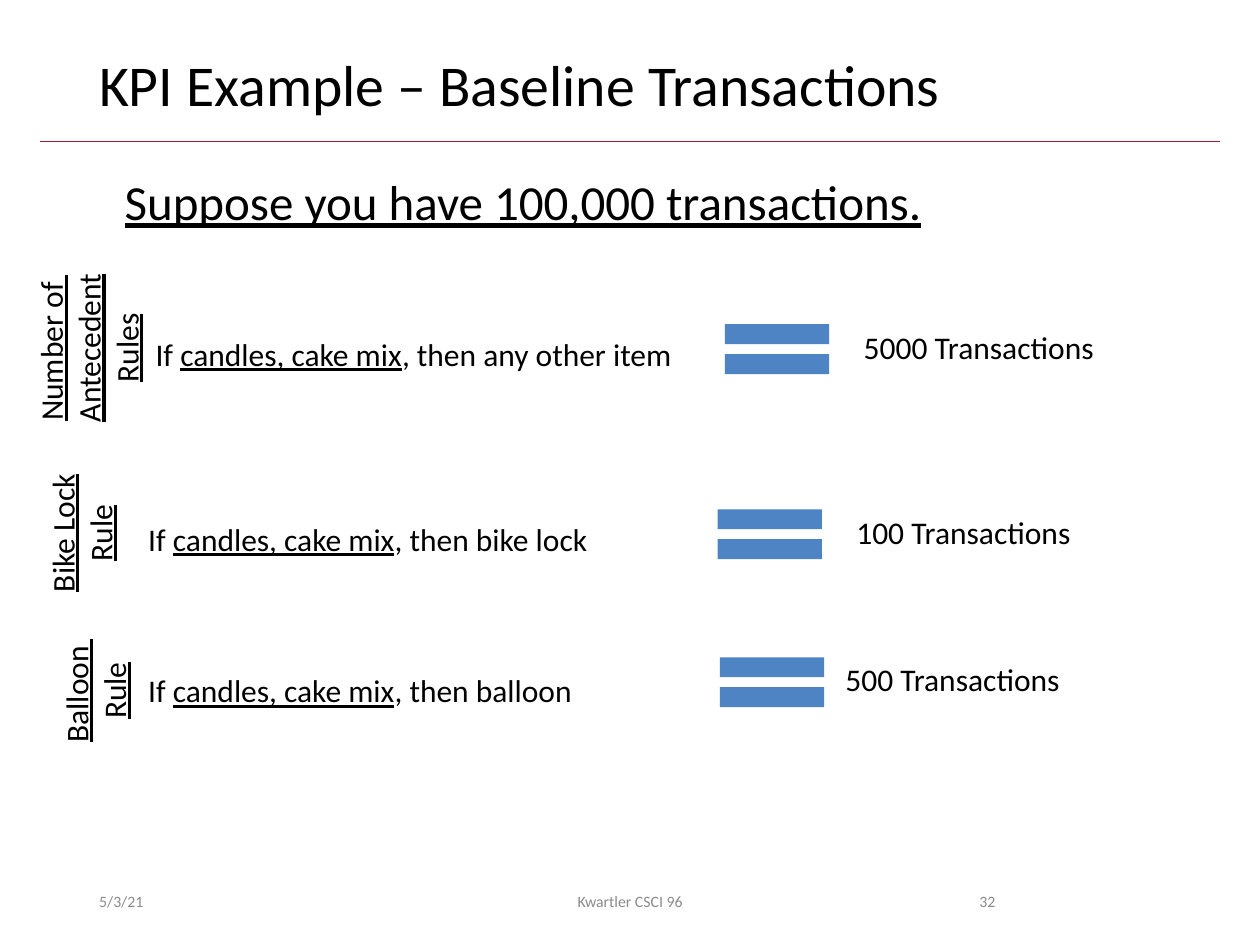
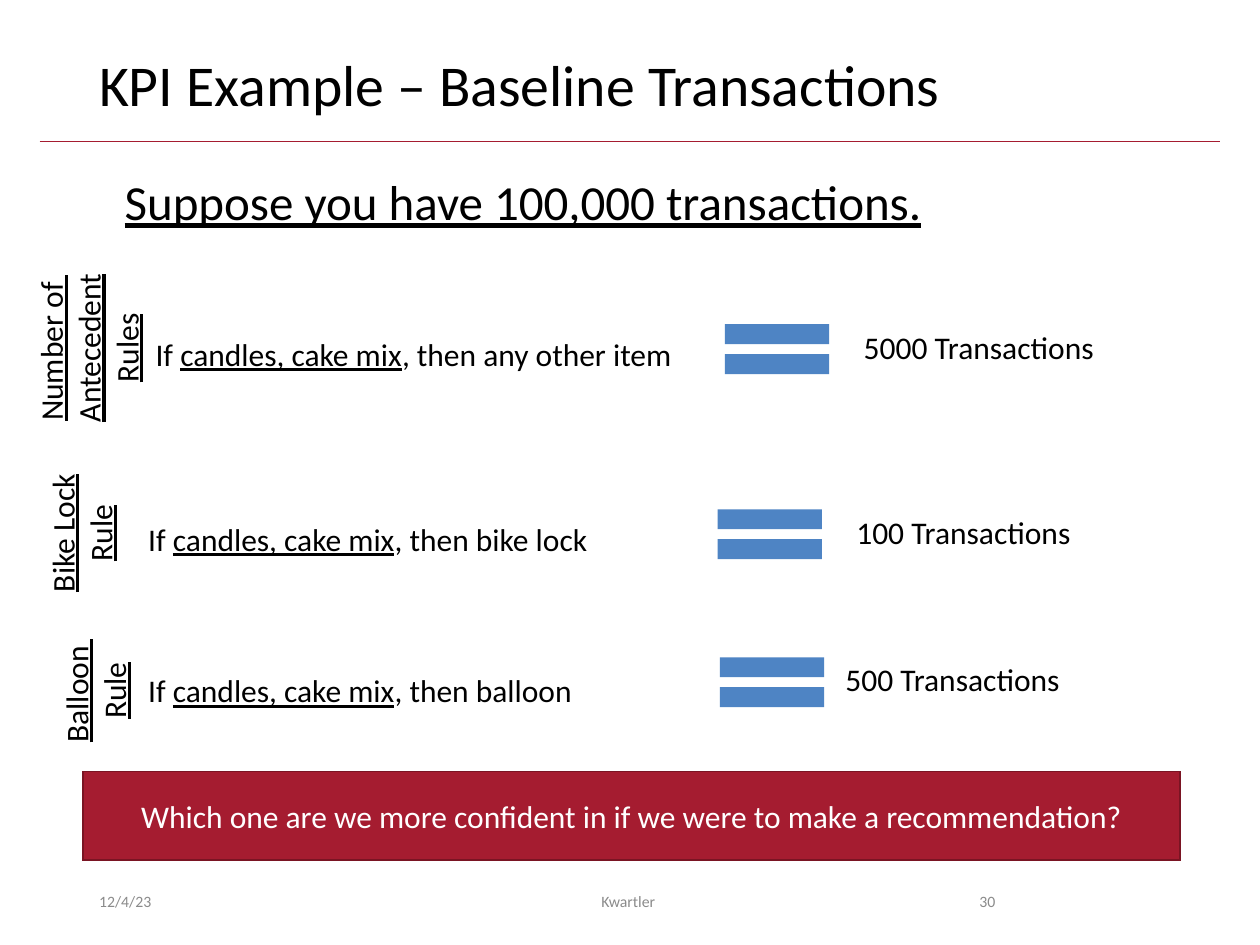
Before and after one commit to kwartler/Harvard_DataMining_Business_Student, a slide deck: slide 30 of Lessons/L_unsupervised/AssociationRules_CollaborativeFiltering.pptx (slide 32 before the commit). Drawn at 1260x945 pixels with LibreOffice and Linux fonts; fonts in the diff are those of the drawing; background and template pictures are left out. Boxes give left, top, right and bottom in pixels: in the first picture for what was removed or moved away, otherwise in the second. Text is boxed around its words. In the diff, an @@ line names an element or a change of style, - is before the commit and + after.

```diff
--- a/Lessons/L_unsupervised/AssociationRules_CollaborativeFiltering.pptx
+++ b/Lessons/L_unsupervised/AssociationRules_CollaborativeFiltering.pptx
@@ rectangle added at (x1=83, y1=771, x2=1181, y2=859), fill #A51C30, outline #7A1524 1 pt, 18 pt, text #FFFFFF @@
+Which one are we more confident in if we were to make a recommendation?
@@ text at (x1=99, y1=896, x2=151, y2=908): text changed @@
-5/3/21
+12/4/23
@@ text at (x1=601, y1=896, x2=655, y2=907): text changed @@
-Kwartler CSCI 96
+Kwartler
@@ page number at (x1=979, y1=897, x2=995, y2=907): text changed @@
-32
+30
```
Also in this commit, not shown: 41 other slides changed, 3 slides removed.
